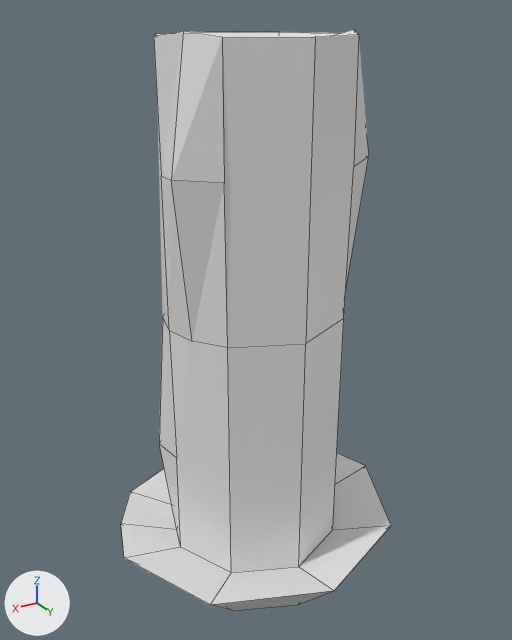
One commit to the Blender file Design/3D Art/Candle/candle.blend: the scene before it, then after it.
Rendered twice from a 50 mm lens placed at (0.196, 0.325, 0.339), pointed at (0.0, -0.002, 0.176). Lighting does not change. The marker at lower left points along +X, +Y and +Z. Mesh edges are drawn as thin lines.

The scene before the commit, as lines of its bpy script (objects in view):
```python
me_cube_001 = bpy.data.meshes.new('Cube.001')
me_cube_001.from_pydata(...)  # 38 vertices, 27 faces; spans x 0.0..0.091, y -0.083..0.086, z -0.007..0.321
ob_candle = bpy.data.objects.new('Candle', me_cube_001)
ob_candle.location = (0.0014, -0.0009, 0.0114)
_m = ob_candle.modifiers.new('Mirror', 'MIRROR')
_m.use_clip = True
```
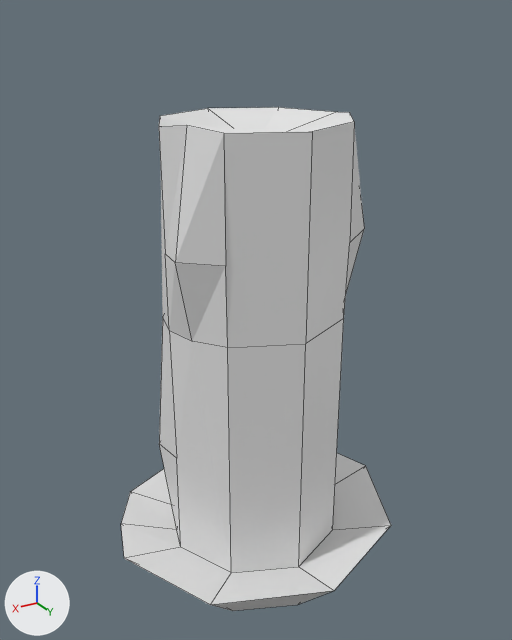
Commit message: Candle 3D changes

Changed parts and their boxes (x1, y1, x2, y2) in the pictures (512 x 640 px; the box of a moved part takes in the faces that stretch with it):
'Candle', reshaped (13% shorter): before (121, 29, 391, 611); after (121, 107, 391, 611)
part 1 of me_cube_001, moved or reshaped: before (154, 29, 369, 348); after (159, 107, 364, 348)

The change, as a list of edits to the scene's bpy script:
```text
Change me_cube_001:
    where me_cube_001.from_pydata(...)  # 38 vertices, 27 faces; spans x 0.0..0.091, y -0.083..0.086, z -0.007..0.321
    used by ob_candle; location = (0.0014, -0.0009, 0.0114)
    me_cube_001 part 1: all 10 vertices in x 0.0..0.059, y -0.052..0.052, z 0.255..0.321 are moved by (0.0, 0.0, -0.04)
```
